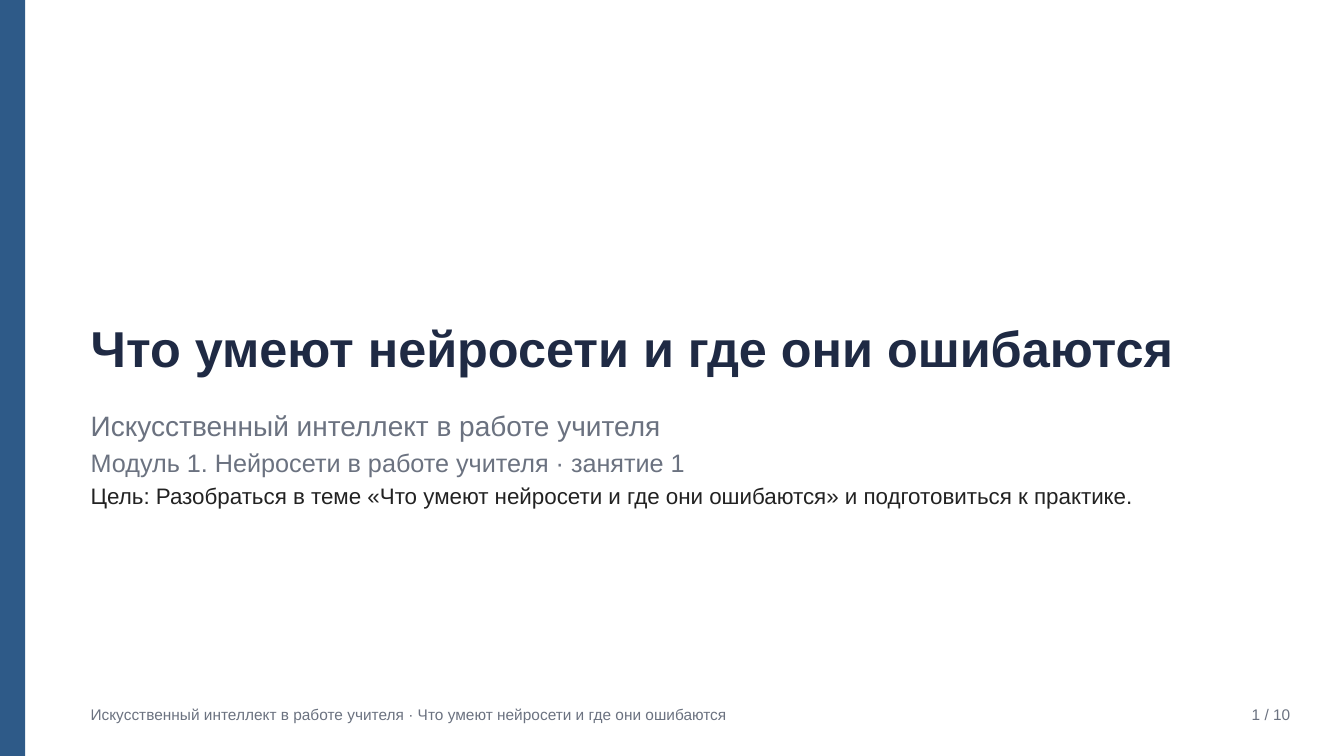
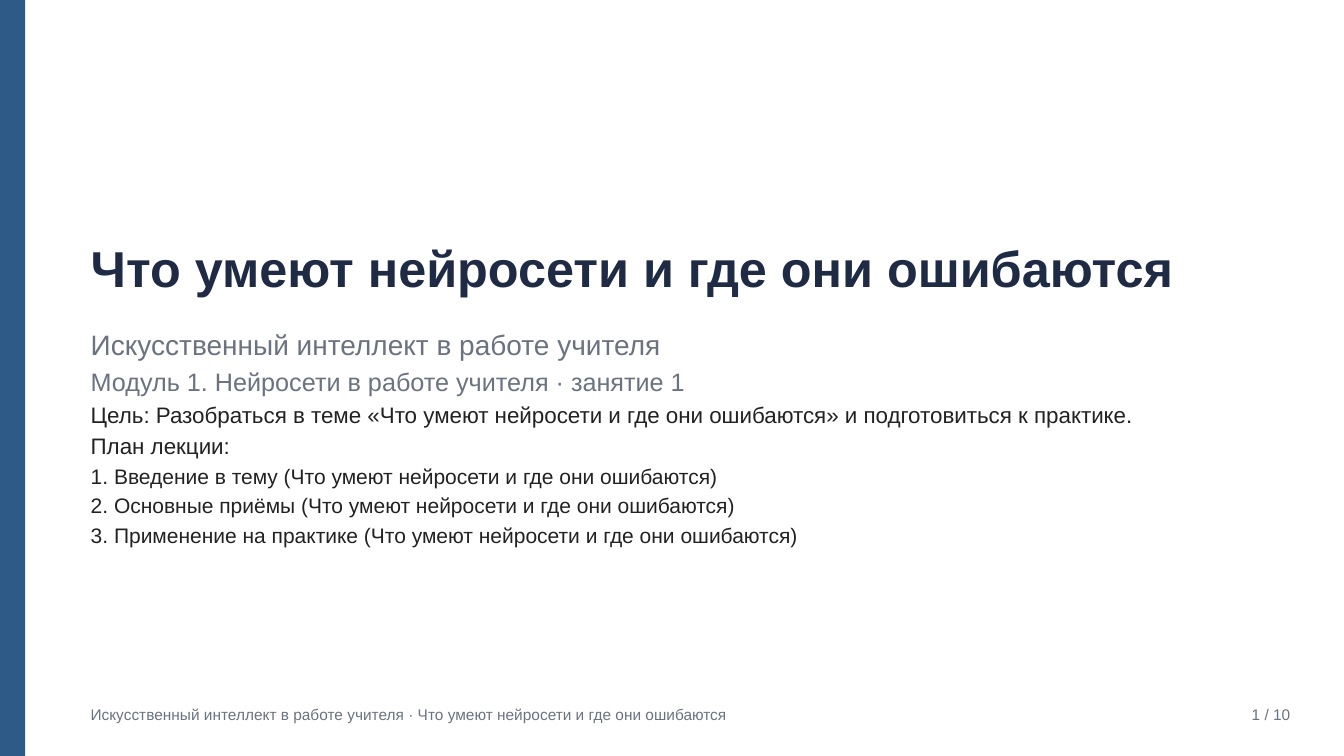
Before and after one commit to Turbo-Ananasik5362/hakaton, a slide deck: slide 1 of eval/samples/q2/slides.pptx. Drawn at 1344x756 pixels with LibreOffice and Linux fonts; fonts in the diff are those of the drawing. Boxes give left, top, right and bottom in pixels: in the first picture for what was removed or moved away, otherwise in the second. Text is boxed around its words. In the diff, an @@ line names an element or a change of style, - is before the commit and + after.

```diff
--- a/eval/samples/q2/slides.pptx
+++ b/eval/samples/q2/slides.pptx
@@ title "Что умеют нейросети и где ...": place and size @@
-title "Что умеют нейросети и где ..." at [91,329,1173,377]
+title "Что умеют нейросети и где ..." at [91,249,1173,297]
@@ subtitle "Искусственный интеллект в работе учителя": place and size @@
-subtitle "Искусственный интеллект в работе учителя" at [91,415,1132,509]
+subtitle "Искусственный интеллект в работе учителя" at [91,334,1132,547]
@@ subtitle at [91,438,798,547]: paragraphs added @@
+План лекции:
+1. Введение в тему (Что умеют нейросети и где они ошибаются)
+2. Основные приёмы (Что умеют нейросети и где они ошибаются)
+3. Применение на практике (Что умеют нейросети и где они ошибаются)
```
Also in this commit, not shown: 1 other slide changed, 58 other files.
